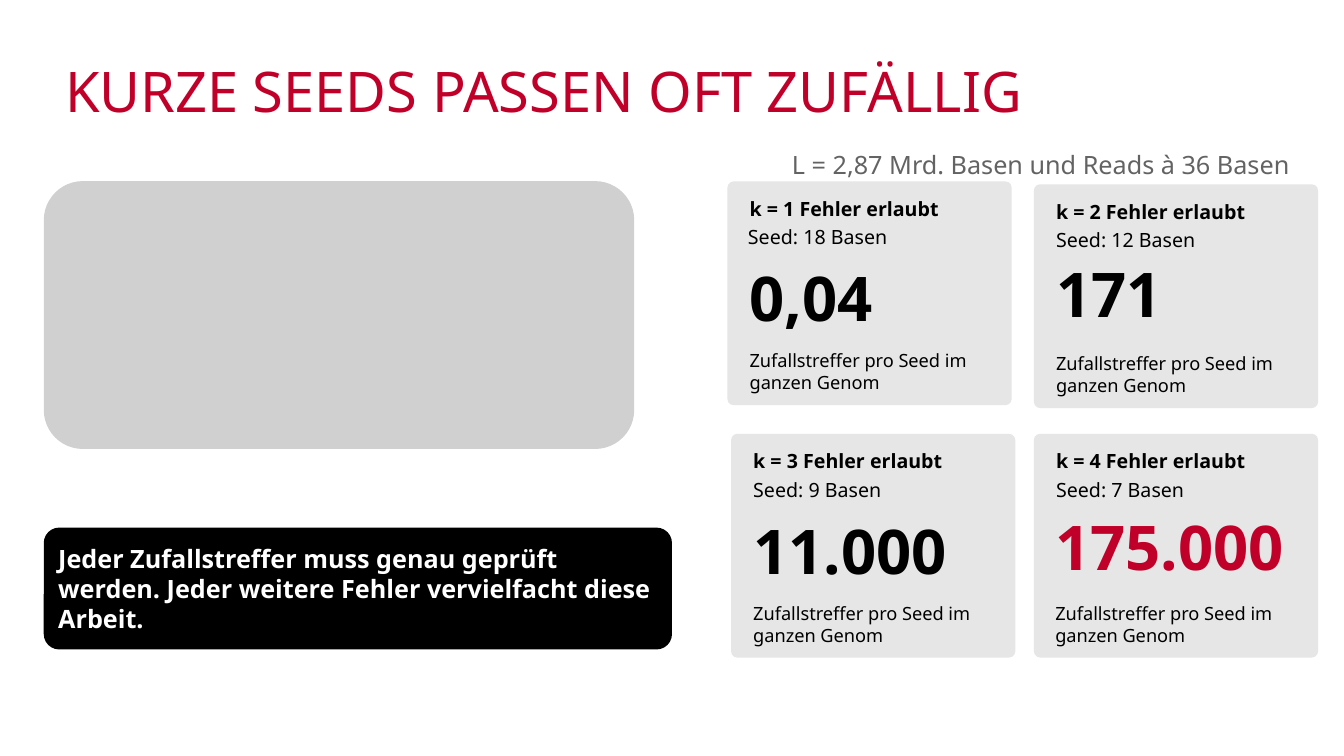
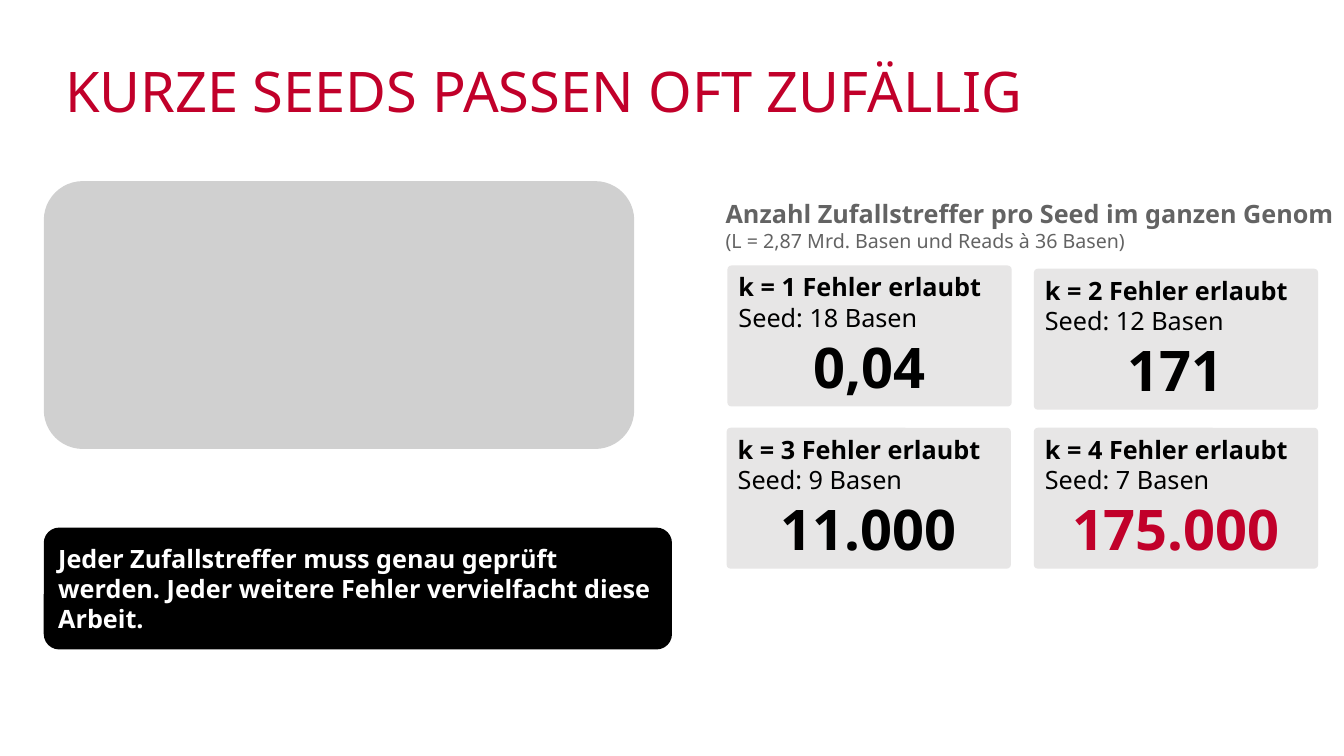
Before and after one commit to mawehl/BigData, a slide deck: slide 12 of CloudBurst_Wehle.pptx. Drawn at 1344x756 pixels with LibreOffice and Linux fonts; fonts in the diff are those of the drawing; grey boxes stand for pictures; background and template pictures are left out. Boxes give left, top, right and bottom in pixels: in the first picture for what was removed or moved away, otherwise in the second. Text is boxed around its words. In the diff, an @@ line names an element or a change of style, - is before the commit and + after.

```diff
--- a/CloudBurst_Wehle.pptx
+++ b/CloudBurst_Wehle.pptx
@@ text at <box>726,203,1333,251</box>: text changed; bold on @@
-L = 2,87 Mrd. Basen und Reads à 36 Basen
+Anzahl Zufallstreffer pro Seed im ganzen Genom
+(L = 2,87 Mrd. Basen und Reads à 36 Basen)
@@ rounded rectangle "k = 1 Fehler erlaubt": place and size @@
-rounded rectangle "k = 1 Fehler erlaubt" at <box>728,181,1012,405</box>
+rounded rectangle "k = 1 Fehler erlaubt" at <box>728,265,1012,406</box>
@@ rounded rectangle "k = 2 Fehler erlaubt": place and size @@
-rounded rectangle "k = 2 Fehler erlaubt" at <box>1034,185,1319,408</box>
+rounded rectangle "k = 2 Fehler erlaubt" at <box>1034,269,1319,410</box>
@@ text in rounded rectangle at <box>738,277,981,396</box>: text added @@
+k = 1 Fehler erlaubt
+Seed: 18 Basen
+0,04
@@ text in rounded rectangle at <box>1045,281,1288,391</box>: text added @@
+k = 2 Fehler erlaubt
+Seed: 12 Basen
+171
@@ group removed at <box>748,201,967,394</box>: 4 texts @@
-k = 1 Fehler erlaubt
-Seed: 18 Basen
-0,04
-Zufallstreffer pro Seed im ganzen Genom
@@ group removed at <box>1056,204,1273,397</box>: 4 texts @@
-k = 2 Fehler erlaubt
-Seed: 12 Basen
-171
-Zufallstreffer pro Seed im ganzen Genom
@@ rounded rectangle "k = 3 Fehler erlaubt": place and size @@
-rounded rectangle "k = 3 Fehler erlaubt" at <box>731,434,1015,657</box>
+rounded rectangle "k = 3 Fehler erlaubt" at <box>727,427,1011,569</box>
@@ text in rounded rectangle at <box>738,440,981,551</box>: text added @@
+k = 3 Fehler erlaubt
+Seed: 9 Basen
+11.000
@@ rounded rectangle "k = 4 Fehler erlaubt": place and size @@
-rounded rectangle "k = 4 Fehler erlaubt" at <box>1034,434,1319,657</box>
+rounded rectangle "k = 4 Fehler erlaubt" at <box>1034,427,1319,569</box>
@@ text in rounded rectangle at <box>1045,440,1288,551</box>: text added @@
+k = 4 Fehler erlaubt
+Seed: 7 Basen
+175.000
@@ group removed at <box>753,453,970,647</box>: 4 texts @@
-k = 3 Fehler erlaubt
-Seed: 9 Basen
-11.000
-Zufallstreffer pro Seed im ganzen Genom
@@ group removed at <box>1055,453,1284,647</box>: 4 texts @@
-k = 4 Fehler erlaubt
-Seed: 7 Basen
-175.000
-Zufallstreffer pro Seed im ganzen Genom
```
Also in this commit, not shown: 8 other slides changed, 3 slides added, 2 slides removed.
